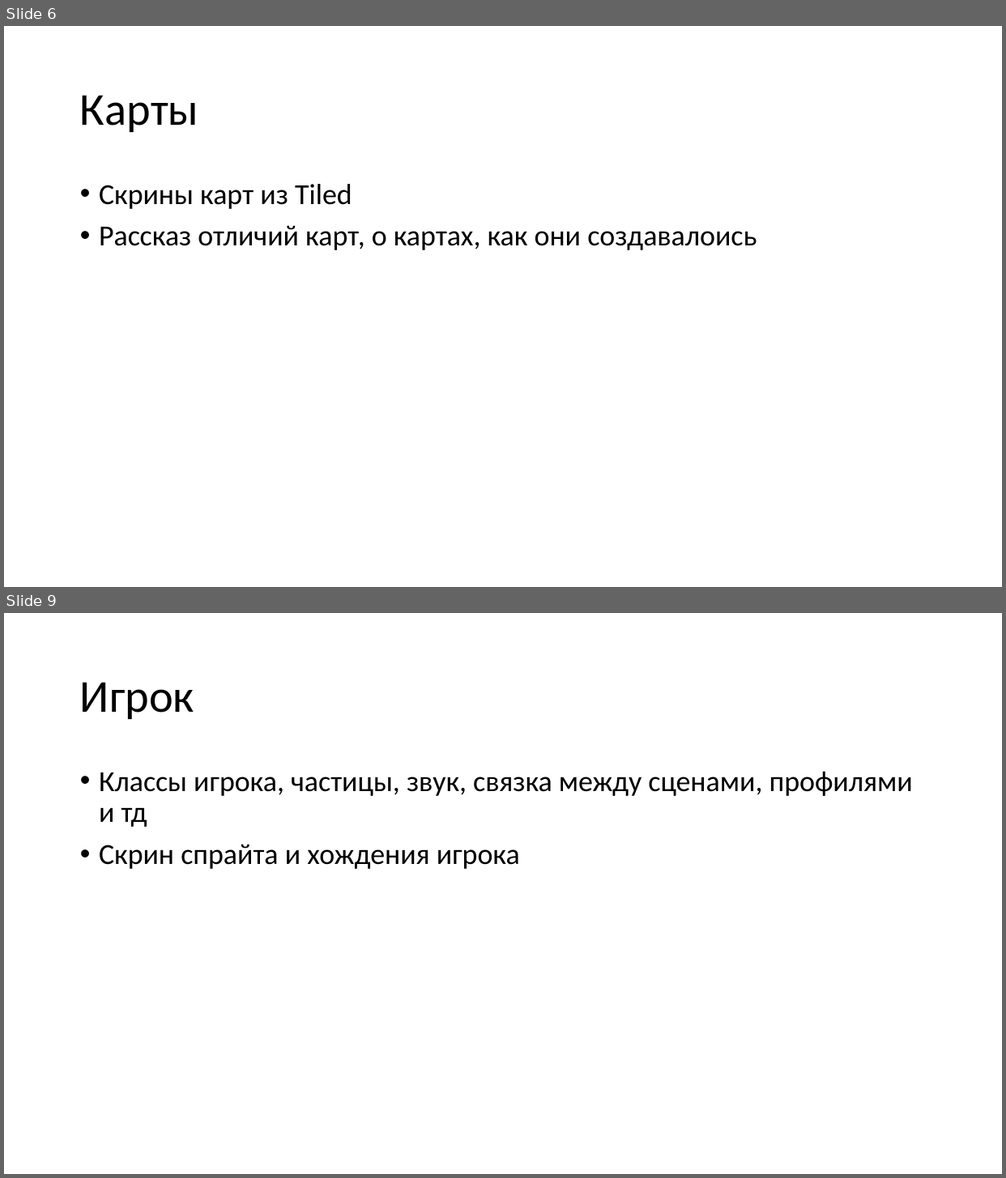
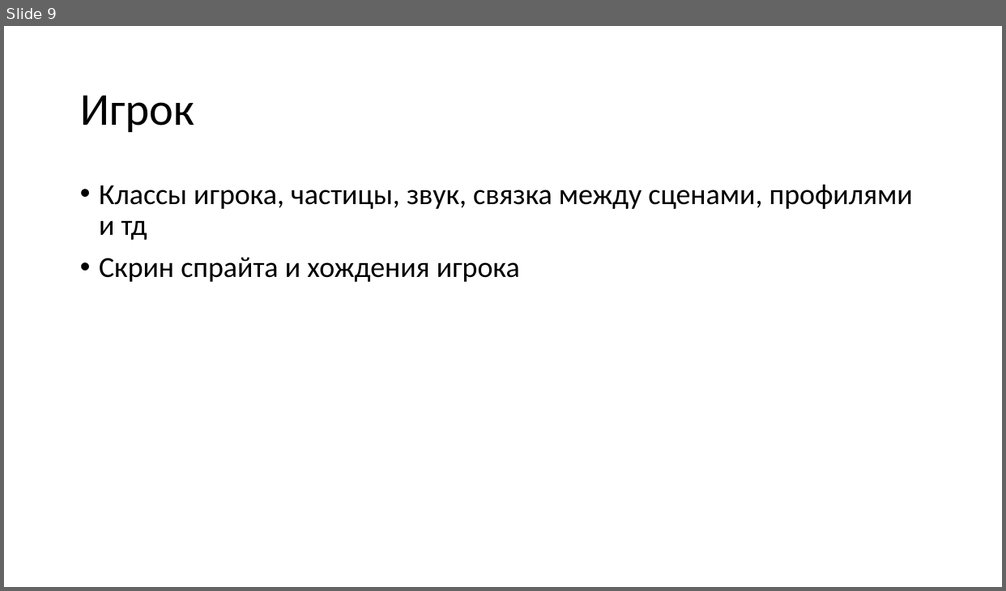
Before and after one commit to txtXD949/parafect, a slide deck: docs/Parafect.pptx. Shown one above the other, each under a label of ours: slides 6 and 9 before the commit, slide 9 after it; the slides between them are not shown. The pictures are 1006x1178 and 1006x591 pixels, drawn with LibreOffice and Linux fonts; fonts in the diff are those of the drawing. Boxes give left, top, right and bottom in pixels: in the first picture for what was removed or moved away, otherwise in the second. Text is boxed around its words. In the diff, an @@ line names an element or a change of style, - is before the commit and + after.

```diff
--- a/docs/Parafect.pptx
+++ b/docs/Parafect.pptx
@@ slide 6 removed at <box>4,26,1002,587</box>, background #FFFFFF @@
@@ title removed at <box>80,95,199,132</box> @@
-Карты
@@ text removed at <box>99,184,756,250</box> @@
-• Скрины карт из Tiled
-• Рассказ отличий карт, о картах, как они создавалоись
```
Also in this commit, not shown: 4 slides changed, 7 slides added, 6 other slides removed, 4 other files.
